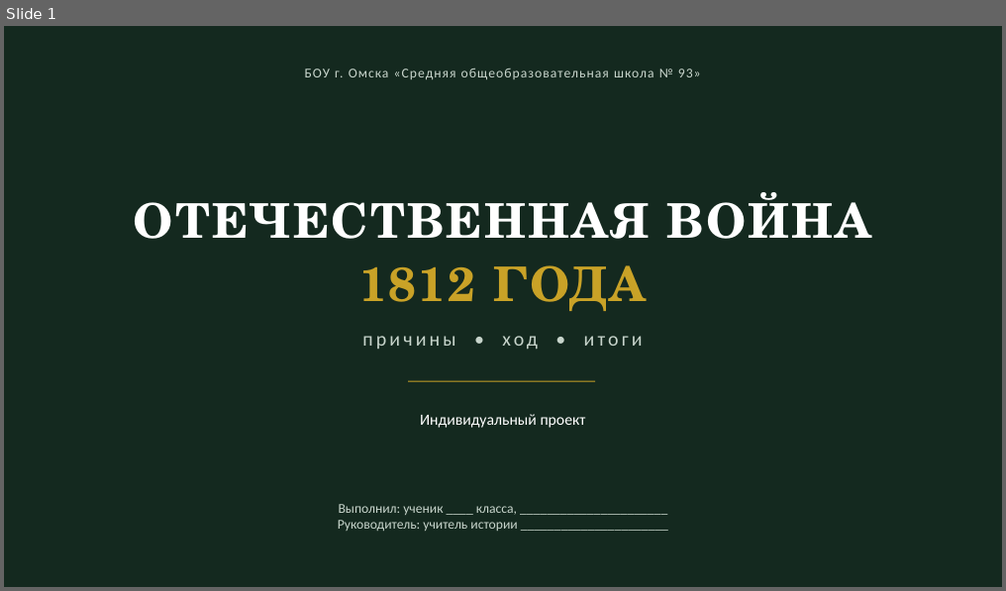
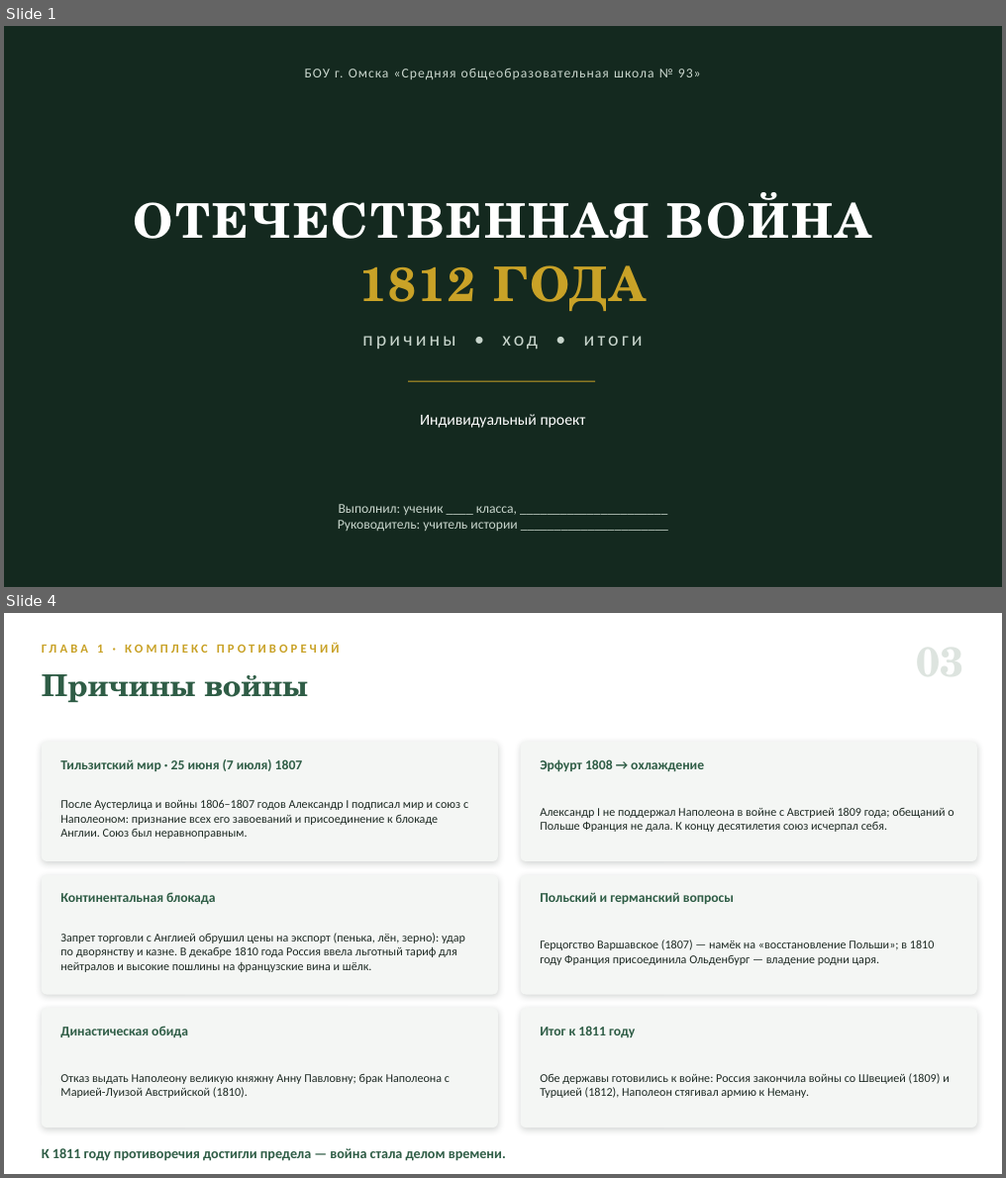
Before and after one commit to artomrek3030-Jumangi/war-1812-quiz, a slide deck: presentation.pptx. Shown one above the other, each under a label of ours: slide 1 before the commit, slides 1 and 4 after it; the slides between them are not shown. The pictures are 1006x591 and 1006x1178 pixels, drawn with LibreOffice and Linux fonts; fonts in the diff are those of the drawing. Boxes give left, top, right and bottom in pixels: in the first picture for what was removed or moved away, otherwise in the second. Text is boxed around its words. In the diff, an @@ line names an element or a change of style, - is before the commit and + after.

```diff
--- a/presentation.pptx
+++ b/presentation.pptx
@@ slide 4 added at bbox=[4, 613, 1002, 1174], background #FFFFFF @@
@@ text added at bbox=[97, 645, 103, 653], 12 pt, text #C9A227, bold @@
+ГЛАВА 1 · КОМПЛЕКС ПРОТИВОРЕЧИЙ
@@ text added at bbox=[42, 674, 308, 702], 29 pt, text #2F5D46, bold @@
+Причины войны
@@ rounded rectangle added at bbox=[42, 742, 498, 861], fill #F4F6F4 @@
@@ text added at bbox=[60, 760, 303, 771], 13 pt, text #2F5D46, bold @@
+Тильзитский мир · 25 июня (7 июля) 1807
@@ rounded rectangle added at bbox=[521, 742, 977, 861], fill #F4F6F4 @@
@@ text added at bbox=[540, 760, 704, 772], 13 pt, text #2F5D46, bold @@
+Эрфурт 1808 → охлаждение
@@ text added at bbox=[60, 799, 468, 839], 11.5 pt, text #1E2A24 @@
+После Аустерлица и войны 1806–1807 годов Александр I подписал мир и союз с Наполеоном: признание всех его завоеваний и присоединение к блокаде Англии. Союз был неравноправным.
@@ text added at bbox=[540, 807, 953, 832], 11.5 pt, text #1E2A24 @@
+Александр I не поддержал Наполеона в войне с Австрией 1809 года; обещаний о Польше Франция не дала. К концу десятилетия союз исчерпал себя.
@@ rounded rectangle added at bbox=[42, 875, 498, 995], fill #F4F6F4 @@
@@ rounded rectangle added at bbox=[521, 875, 977, 995], fill #F4F6F4 @@
@@ text added at bbox=[60, 892, 215, 904], 13 pt, text #2F5D46, bold @@
+Континентальная блокада
@@ text added at bbox=[540, 892, 734, 904], 13 pt, text #2F5D46, bold @@
+Польский и германский вопросы
@@ text added at bbox=[60, 933, 465, 972], 11.5 pt, text #1E2A24 @@
+Запрет торговли с Англией обрушил цены на экспорт (пенька, лён, зерно): удар по дворянству и казне. В декабре 1810 года Россия ввела льготный тариф для нейтралов и высокие пошлины на французские вина и шёлк.
@@ text added at bbox=[540, 940, 934, 965], 11.5 pt, text #1E2A24 @@
+Герцогство Варшавское (1807) — намёк на «восстановление Польши»; в 1810 году Франция присоединила Ольденбург — владение родни царя.
@@ rounded rectangle added at bbox=[42, 1008, 498, 1128], fill #F4F6F4 @@
@@ text added at bbox=[60, 1026, 188, 1038], 13 pt, text #2F5D46, bold @@
+Династическая обида
@@ rounded rectangle added at bbox=[521, 1008, 977, 1128], fill #F4F6F4 @@
@@ text added at bbox=[540, 1026, 635, 1038], 13 pt, text #2F5D46, bold @@
+Итог к 1811 году
@@ text added at bbox=[60, 1074, 450, 1098], 11.5 pt, text #1E2A24 @@
+Отказ выдать Наполеону великую княжну Анну Павловну; брак Наполеона с Марией-Луизой Австрийской (1810).
@@ text added at bbox=[540, 1073, 949, 1098], 11.5 pt, text #1E2A24 @@
+Обе державы готовились к войне: Россия закончила войны со Швецией (1809) и Турцией (1812), Наполеон стягивал армию к Неману.
@@ text added at bbox=[42, 1149, 506, 1161], 13.5 pt, text #2F5D46, bold @@
+К 1811 году противоречия достигли предела — война стала делом времени.
```
Also in this commit, not shown: 10 slides changed, 2 other slides added, 2 slides removed.
